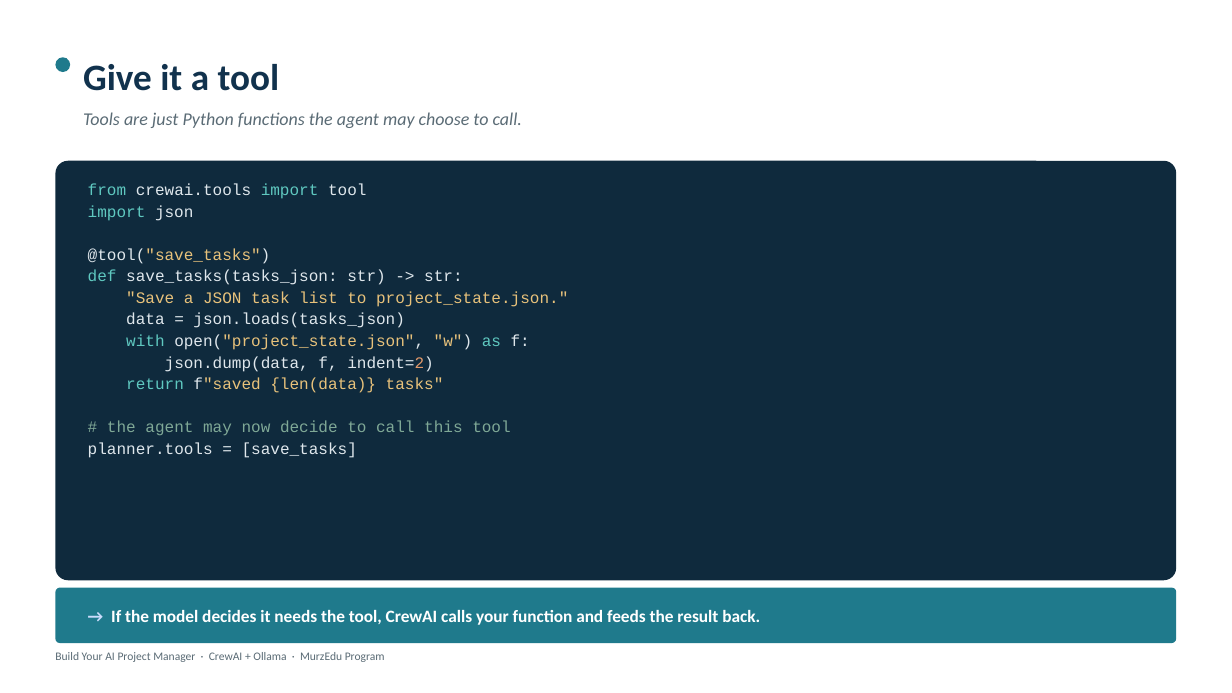
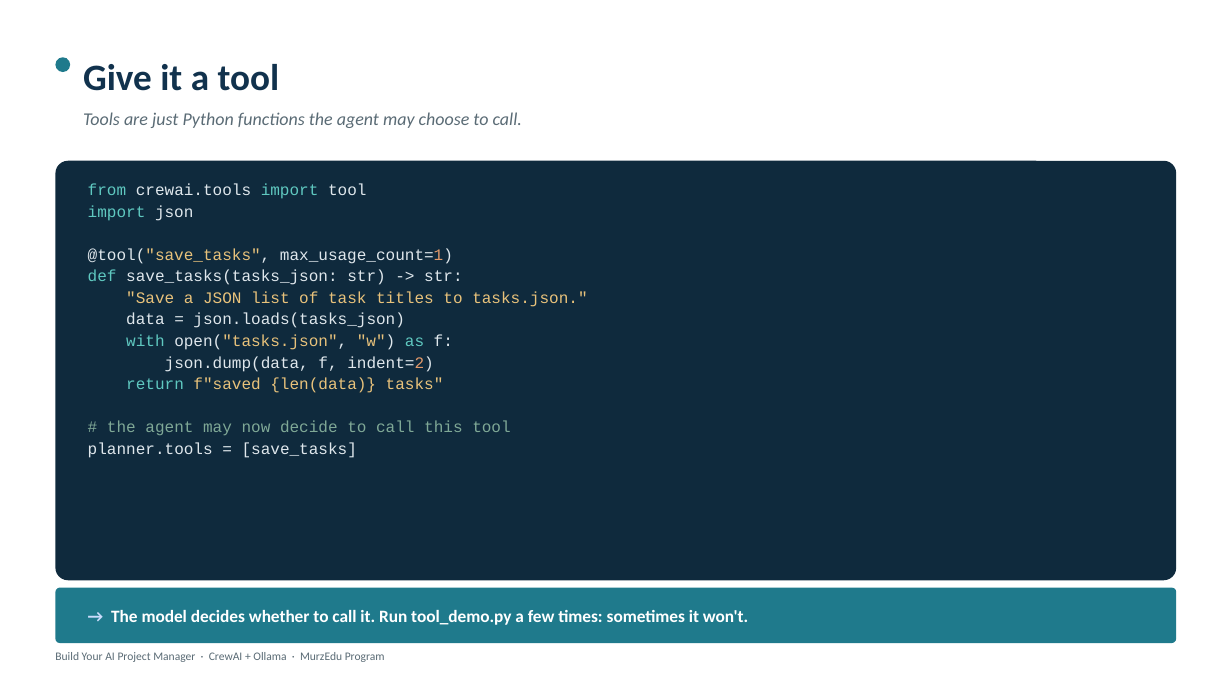
Before and after one commit to adepuu/ai-pm-workshop, a slide deck: slide 13 of MurzEdu_AI_Workshop_Package/01_Slide_Deck/AI_Project_Manager_Workshop_EN.pptx. Drawn at 1232x693 pixels with LibreOffice and Linux fonts; fonts in the diff are those of the drawing. Boxes give left, top, right and bottom in pixels: in the first picture for what was removed or moved away, otherwise in the second. Text is boxed around its words. In the diff, an @@ line names an element or a change of style, - is before the commit and + after.

```diff
--- a/MurzEdu_AI_Workshop_Package/01_Slide_Deck/AI_Project_Manager_Workshop_EN.pptx
+++ b/MurzEdu_AI_Workshop_Package/01_Slide_Deck/AI_Project_Manager_Workshop_EN.pptx
@@ text at <box>88,248,453,264</box>: text changed; text colour #E8C27B to #DFE7EC @@
-@tool("save_tasks")
+@tool("save_tasks", max_usage_count=1)
@@ text at <box>126,291,587,307</box>: text changed @@
-"Save a JSON task list to project_state.json."
+"Save a JSON list of task titles to tasks.json."
@@ text at <box>126,334,453,350</box>: text changed @@
-with open("project_state.json", "w") as f:
+with open("tasks.json", "w") as f:
@@ text at <box>126,377,444,393</box>: text colour #DFE7EC to #E8C27B in "f"saved" @@
@@ text at <box>111,610,748,625</box>: text changed @@
-→ If the model decides it needs the tool, CrewAI calls your function and feeds the result back.
+→ The model decides whether to call it. Run tool_demo.py a few times: sometimes it won't.
```
Also in this commit, not shown: 9 other slides changed, 28 other files.
